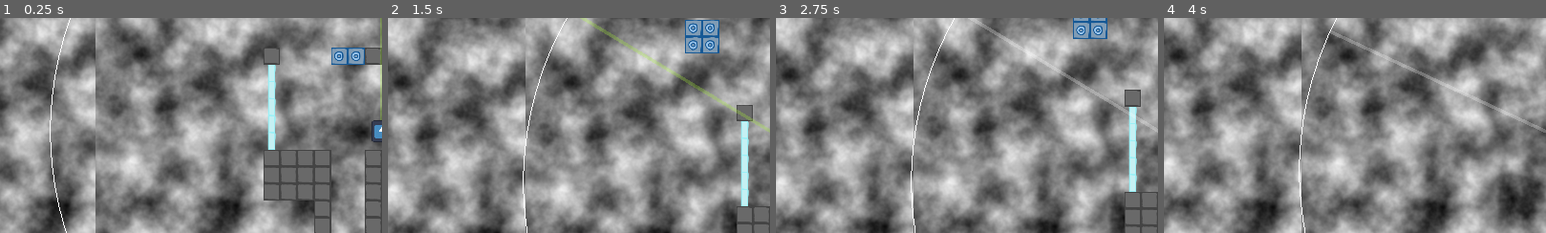
Above: before the commit, frames 1-4 (left to right).
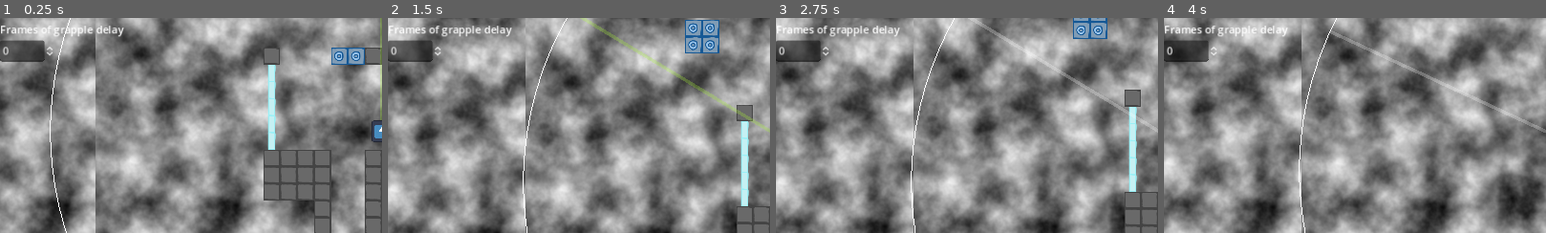
Above: after the commit, the same moments.

Repository: Haydoggo/GW61
Game: Godot game, scene res://scenes/maps/test_level/test_level.tscn
Same seed, same stepped clock (60 frames per second), same inputs: the game is played once before the commit and once after it. The engine's default icon, where the game draws it, is replaced by a stand-in: a white triangle on a blue panel in a dark square.
Inputs:
- Up to frame 1 (0.25 s): no input
- Up to frame 2 (1.5 s): click "Restart" at 0.5 s; click "Restart" at 1.25 s
- Up to frame 3 (2.75 s): click "Restart" at 2 s
- Up to frame 4 (4 s): click "test_map" at 2.75 s; click "test_map1" at 3.5 s
The pictures show only the part of the screen within x 0-50%, y 24-74%; the shares and areas given below are measured in that part.

The runs differ from the first frame. In frame 1, 1.7% of the frame differs, in the area x 0-33%, y 3-21%; in frame 2, 1.8%; in frame 3, 1.7%; in frame 4, 1.5%.

Commit message:
Add pause menu and grapple delay test

Diff:
--- a/project.godot
+++ b/project.godot
@@ -14,6 +14,10 @@
 run/main_scene="res://scenes/maps/test_level/test_level.tscn"
 config/features=PackedStringArray("4.1", "GL Compatibility")
 config/icon="res://icon.svg"
+
+[autoload]
+
+PauseMenu="*res://scenes/menus/pause_menu.tscn"
 
 [display]
 
--- a/scenes/maps/map_entities/checkpoint/checkpoint.tscn
+++ b/scenes/maps/map_entities/checkpoint/checkpoint.tscn
@@ -29,6 +29,7 @@
 gradient = SubResource("Gradient_umbjw")
 
 [node name="Marker2D" type="Marker2D" parent="."]
+visible = false
 metadata/_edit_group_ = true
 
 [node name="Sprite2D" type="Sprite2D" parent="Marker2D"]
--- a/scenes/maps/test_level/mechanics_test.tscn
+++ b/scenes/maps/test_level/mechanics_test.tscn
@@ -89,8 +89,10 @@
 
 [node name="CameraThief" parent="." index="9" node_paths=PackedStringArray("marker") instance=ExtResource("4_lqfak")]
 position = Vector2(630, -140)
-polygon = PackedVector2Array(13, -50, 14, 193, 318, 185, 313, -44)
+polygon = PackedVector2Array(13, -50, 14, 193, 352, 197, 344, -66)
 marker = NodePath("CameraThiefRespawn")
+temporary = false
+can_leave_early = true
 
 [node name="CameraThiefRespawn" type="AspectRatioContainer" parent="CameraThief" index="4"]
 offset_left = -227.0
--- /dev/null
+++ b/scenes/menus/pause_menu.gd
@@ -0,0 +1,13 @@
+extends CanvasLayer
+
+func _input(event: InputEvent) -> void:
+	if event.is_action_pressed("ui_cancel"):
+		unpause() if get_tree().paused else pause()
+
+func pause():
+	show()
+	get_tree().paused = true
+
+func unpause():
+	hide()
+	get_tree().paused = false
--- /dev/null
+++ b/scenes/menus/pause_menu.tscn
@@ -0,0 +1,49 @@
+[gd_scene load_steps=2 format=3 uid="uid://dxb4r5t7dk0lr"]
+
+[ext_resource type="Script" path="res://scenes/menus/pause_menu.gd" id="1_n08hk"]
+
+[node name="PauseMenu" type="CanvasLayer"]
+process_mode = 3
+layer = 100
+visible = false
+script = ExtResource("1_n08hk")
+
+[node name="MarginContainer" type="MarginContainer" parent="."]
+anchors_preset = 15
+anchor_right = 1.0
+anchor_bottom = 1.0
+grow_horizontal = 2
+grow_vertical = 2
+mouse_filter = 2
+theme_override_constants/margin_left = 64
+theme_override_constants/margin_top = 64
+theme_override_constants/margin_right = 64
+theme_override_constants/margin_bottom = 64
+
+[node name="Panel" type="Panel" parent="MarginContainer"]
+layout_mode = 2
+
+[node name="Label" type="Label" parent="MarginContainer/Panel"]
+layout_mode = 2
+offset_top = 46.0
+offset_right = 278.0
+offset_bottom = 148.0
+theme_override_font_sizes/font_size = 72
+text = "PAUSED"
+horizontal_alignment = 1
+
+[node name="CenterContainer" type="CenterContainer" parent="MarginContainer"]
+layout_mode = 2
+
+[node name="VBoxContainer" type="VBoxContainer" parent="MarginContainer/CenterContainer"]
+layout_mode = 2
+
+[node name="Resume" type="Button" parent="MarginContainer/CenterContainer/VBoxContainer"]
+layout_mode = 2
+text = "Resume"
+
+[node name="Menu" type="Button" parent="MarginContainer/CenterContainer/VBoxContainer"]
+layout_mode = 2
+text = "Exit"
+
+[connection signal="pressed" from="MarginContainer/CenterContainer/VBoxContainer/Resume" to="." method="unpause"]
--- a/scenes/player/player.gd
+++ b/scenes/player/player.gd
@@ -85,6 +85,8 @@
 
 func _unhandled_input(event: InputEvent) -> void:
 	if event.is_action_pressed("grapple"):
+		for i in $CanvasLayer/VBoxContainer/SpinBox.value:
+			await get_tree().physics_frame
 		if hit_block_properties & WorldMap.TileProperty.GRAPPLE:
 			is_grappling = true
 			hook_position = grapple_ray.get_collision_point()
--- a/scenes/player/player.tscn
+++ b/scenes/player/player.tscn
@@ -64,6 +64,13 @@
 color_ramp = SubResource("GradientTexture1D_fq44p")
 color_initial_ramp = SubResource("GradientTexture1D_yaciu")
 
+[sub_resource type="GDScript" id="GDScript_n4nsl"]
+script/source = "extends SpinBox
+
+func _ready() -> void:
+	get_line_edit().focus_mode = Control.FOCUS_NONE
+"
+
 [sub_resource type="Animation" id="Animation_bee7s"]
 length = 0.001
 tracks/0/type = "value"
@@ -298,6 +305,20 @@
 mouse_filter = 2
 color = Color(0.105882, 0.105882, 0.105882, 1)
 
+[node name="VBoxContainer" type="VBoxContainer" parent="CanvasLayer"]
+offset_top = 160.0
+offset_right = 186.0
+offset_bottom = 221.0
+
+[node name="Label" type="Label" parent="CanvasLayer/VBoxContainer"]
+layout_mode = 2
+text = "Frames of grapple delay"
+
+[node name="SpinBox" type="SpinBox" parent="CanvasLayer/VBoxContainer"]
+layout_mode = 2
+size_flags_horizontal = 0
+script = SubResource("GDScript_n4nsl")
+
 [node name="AnimationPlayer" type="AnimationPlayer" parent="."]
 libraries = {
 "": SubResource("AnimationLibrary_nfpi4")
Not shown: 1 places in scenes/player/player.tscn that only renumber resources
